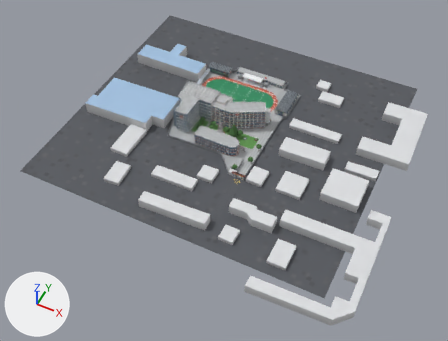
The glTF model public/models/west-campus.glb, before and after one commit.
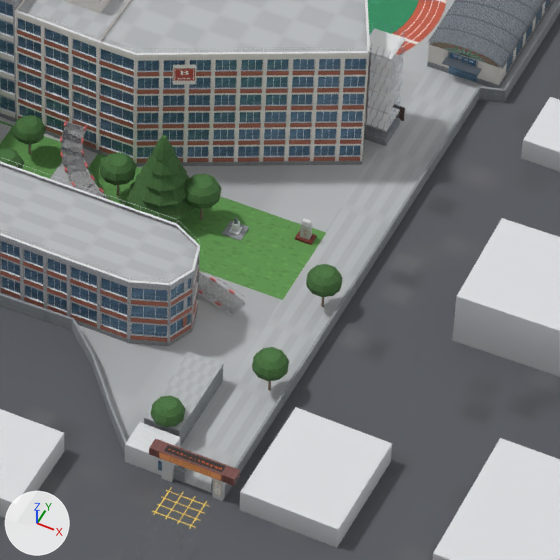
The first picture shows the older version from a 50 mm lens placed at (150.0, -326.0, 417.0), pointed at (-22.0, 18.0, -13.0). The close-ups show the older and then the newer version on the part from 47% to 66% of the width and 30% to 56% of the height of that picture. Only the edits that show in the close-ups are written down. The axes (+X, +Y, +Z) are drawn at lower left. The lights are the same throughout. Vertices at exactly the same position are counted once.

Script lines for the objects in view, before the commit:
```python
ob_campus_ground_west = bpy.data.objects.new('Campus_Ground_West', me_campus_ground_west)
ob_campus_ground_west.location = (0.0, 0.0, 0.0)
ob_context_west = bpy.data.objects.new('Context_West', me_context_west)
ob_context_west.location = (0.0, 0.0, 0.0)
ob_w_b4 = bpy.data.objects.new('W-B4', me_w_b4)
ob_w_b4.location = (0.0, 0.0, 0.0)
ob_w_g1 = bpy.data.objects.new('W-G1', me_w_g1)
ob_w_g1.location = (0.0, 0.0, 0.0)
ob_w_l1 = bpy.data.objects.new('W-L1', me_w_l1)
ob_w_l1.location = (0.0, 0.0, 0.0)
ob_w_l2 = bpy.data.objects.new('W-L2', me_w_l2)
ob_w_l2.location = (0.0, 0.0, 0.0)
# also in view: 'W-B3' at (-24.0, 71.0, 12.0); 'W-P1' at (-50.0, 106.0, 2.0); 'W-B2' at (-48.0, 69.0, 12.0); 'W-R1' at (-28.0, 47.0, 8.0); 'W-B6' at (0.0, 111.0, 3.0)
```
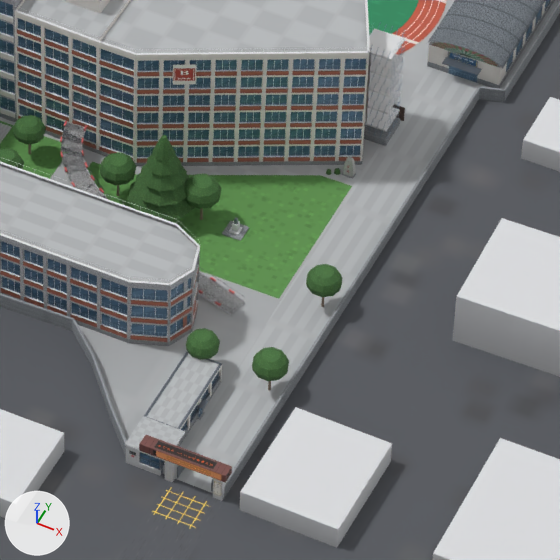
Location of each change, (x1, y1, x2, y2) in pixels of the close-ups (560 x 560 px; the box of a moved part takes in the faces that stretch with it):
'W-B4', reshaped: before (0, 158, 223, 446); after (0, 158, 222, 447)
'W-G1', reshaped (7% narrower): before (125, 422, 240, 529); after (125, 416, 232, 529)
'W-L1', reshaped (63% narrower, 33% shorter): before (285, 218, 325, 253); after (342, 156, 356, 179)
part 1 of me_campus_ground_west, cut back: before (99, 154, 326, 300); after (94, 162, 365, 299)
part 2 of me_w_g1, added: after (165, 460, 177, 482)
part 3 of me_w_g1, moved or reshaped: before (149, 438, 240, 486); after (139, 435, 232, 483)
part 4 of me_w_g1, built on: before (125, 422, 180, 482); after (125, 416, 185, 475)
part 5 of me_w_l1, added: after (343, 156, 355, 177)
part 6 of me_w_l1, deleted: before (295, 231, 317, 245)
part 7 of me_w_l1, deleted: before (301, 223, 312, 239)
part 8 of me_w_l1, deleted: before (302, 218, 311, 226)
part 9 of me_w_l1, deleted: before (300, 224, 310, 240)
part 10 of me_w_l1, deleted (green): before (285, 223, 325, 253)
part 11 of me_w_l1, added: after (344, 161, 352, 176)
part 12 of me_w_b4, added: after (181, 418, 189, 431)
part 13 of me_w_b4, added: after (190, 401, 200, 423)
part 14 of me_w_b4, added: after (201, 386, 210, 400)
part 15 of me_w_b4, added: after (212, 369, 221, 390)
part 16 of me_w_b4, reshaped: before (144, 351, 223, 446); after (144, 351, 222, 447)
part 17 of me_context_west, moved or reshaped: before (151, 404, 185, 427); after (186, 342, 220, 360)
part 18 of me_context_west, moved or reshaped: before (151, 395, 185, 424); after (186, 328, 220, 356)
part 19 of me_context_west, moved or reshaped: before (154, 396, 182, 417); after (189, 329, 217, 349)

What changed in the scene script:
```text
Change me_campus_ground_west:
    remove me_campus_ground_west.from_pydata(...)  # 502 vertices, 708 faces; spans x -180.0..110.0, y -75.0..195.0, z 0.0..2.0
    add me_campus_ground_west.from_pydata(...)  # 533 vertices, 750 faces; spans x -180.0..110.0, y -75.0..195.0, z 0.0..2.0
    me_campus_ground_west part 1: 1 vertex moved from x -42.0, y 58.0, z 0.0 to x -42.0, y 56.0, z 0.0; 1 vertex removed from x -5.0, y 58.0, z 0.0; 6 vertices added at x -36.0..-5.0, y 56.0..73.0, z 0.0
    other edits to the shape of me_campus_ground_west do not show in these pictures
    add me_campus_ground_west.materials.append(mat_mat_foliage)
Change me_w_g1:
    remove me_w_g1.from_pydata(...)  # 236 vertices, 310 faces; spans x -11.1..5.8, y -2.0..9.5, z 0.0..5.7
    add me_w_g1.from_pydata(...)  # 609 vertices, 910 faces; spans x -11.1..4.4, y -2.0..10.5, z 0.0..5.7
    me_w_g1 part 2: a new loose piece, a box spanning x -4.8..-3.6, y 4.4..5.9, z 0.0..4.4, in mat_mat_gates
    me_w_g1 part 3: the loose piece of 8 vertices spanning x -7.1..5.8, y 4.2..6.1, z 4.3..5.7 is moved by (-1.4, 0.0, 0.0)
    me_w_g1 part 4: 1 vertex moved within x -6.0, y 4.9, z 1.0; 19 vertices removed from x -11.1..-3.8, y 4.4..9.5, z 0.0..4.4; 160 vertices added at x -11.1..-4.7, y 4.7..10.5, z 0.0..3.9
    other edits to the shape of me_w_g1 do not show in these pictures
    add me_w_g1.materials.append(mat_mat_surfaces)
    add me_w_g1.materials.append(mat_mat_whitealu)
    add me_w_g1.materials.append(mat_mat_crimsonwood)
Change me_w_l1:
    remove me_w_l1.from_pydata(...)  # 32 vertices, 40 faces; spans x -9.0..-4.8, y 52.8..57.6, z 0.04..3.67
    add me_w_l1.from_pydata(...)  # 32 vertices, 48 faces; spans x -7.51..-5.69, y 69.47..70.53, z 0.03..3.52
    me_w_l1 part 5: a new loose piece of 20 vertices spanning x -7.38..-5.82, y 69.57..70.43, z 0.18..3.52, in mat_mat_gates
    me_w_l1 part 6: the loose piece of 8 vertices spanning x -8.1..-5.5, y 54.3..56.1, z 0.04..0.42 is deleted
    me_w_l1 part 7: the loose piece of 8 vertices spanning x -7.53..-6.07, y 54.78..55.62, z 0.42..2.97 is deleted
    me_w_l1 part 8: the loose piece of 8 vertices spanning x -7.32..-6.28, y 54.9..55.5, z 2.95..3.67 is deleted
    me_w_l1 part 9: the loose piece of 4 vertices spanning x -7.52..-6.08, y 54.73, z 0.5..3.05 is deleted
    me_w_l1 part 10: the loose piece of 4 vertices spanning x -9.0..-4.8, y 52.8..57.6, z 0.04 is deleted
    me_w_l1 part 11: 4 vertices added at x -7.26..-5.94, y 69.55..69.65, z 0.32..2.85
    other edits to the shape of me_w_l1 do not show in these pictures
Change me_w_b4:
    remove me_w_b4.from_pydata(...)  # 3049 vertices, 2018 faces; spans x -56.1..-5.5, y 10.5..38.6, z 0.0..13.4
    add me_w_b4.from_pydata(...)  # 3509 vertices, 2318 faces; spans x -56.1..-4.7, y 10.3..38.6, z 0.0..13.4
    me_w_b4 part 12: the loose piece of 12 vertices spanning x -15.3..-13.5, y 27.3..31.1, z 1.7..4.1 is copied, and the copy is turned 23 degrees about the z axis through its middle and scaled by 0.726, then moved by (8.7, -17.1, -0.6); it spans x -5.9..-5.6, y 10.7..13.6, z 1.4..3.1
    me_w_b4 part 13: the loose piece of 12 vertices spanning x -15.3..-13.5, y 27.3..31.1, z 1.7..4.1 is copied, and the copy is turned 23 degrees about the z axis through its middle and scaled by 0.726, then moved by (8.7, -13.7, -0.6); it spans x -5.9..-5.6, y 14.1..17.0, z 1.4..3.1
    me_w_b4 part 14: the loose piece of 12 vertices spanning x -15.3..-13.5, y 27.3..31.1, z 1.7..4.1 is copied, and the copy is turned 23 degrees about the z axis through its middle and scaled by 0.726, then moved by (8.7, -10.2, -0.6); it spans x -5.9..-5.6, y 17.6..20.5, z 1.4..3.1
    me_w_b4 part 15: the loose piece of 12 vertices spanning x -15.3..-13.5, y 27.3..31.1, z 1.7..4.1 is copied, and the copy is turned 23 degrees about the z axis through its middle and scaled by 0.726, then moved by (8.7, -6.8, -0.6); it spans x -5.9..-5.6, y 21.0..23.9, z 1.4..3.1
    me_w_b4 part 16: 8 vertices removed from x -10.9..-5.5, y 10.5..24.5, z 0.0..3.6; 332 vertices added at x -11.0..-4.7, y 10.3..24.3, z 0.0..3.8
    other edits to the shape of me_w_b4 do not show in these pictures
    add me_w_b4.materials.append(mat_mat_darksteel)
Change me_context_west:
    where me_context_west.from_pydata(...)  # 610 vertices, 849 faces; spans x -171.0..135.0, y -97.0..160.0, z 0.0..12.0
    me_context_west part 17: the loose piece of 21 vertices spanning x -10.0..-6.0, y 10.0..14.0, z 4.0..5.0 is moved by (-1.0, 14.0, 0.0)
    me_context_west part 18: the loose piece of 21 vertices spanning x -10.0..-6.0, y 10.0..14.0, z 5.0..6.0 is moved by (-1.0, 14.0, 0.0)
    me_context_west part 19: the loose piece of 21 vertices spanning x -10.0..-6.0, y 10.0..14.0, z 6.0..7.0 is moved by (-1.0, 14.0, 0.0)
```
